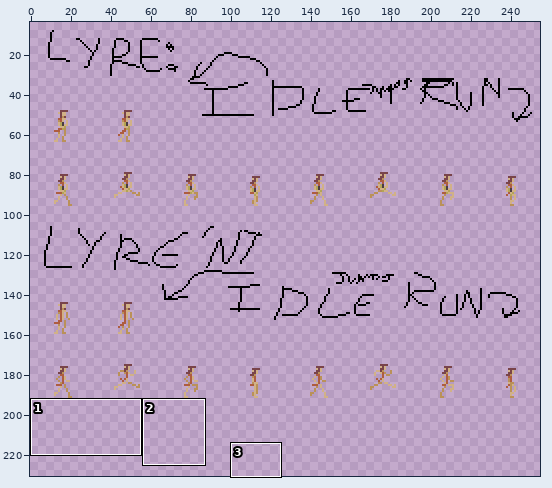
One commit to this pixel-art file: assets/sprites/aseprite/NewSprite-w-ColorPallette.aseprite. The first picture is a wide view before the edit; the outline marks the close-up.
Close-up. The starting point:
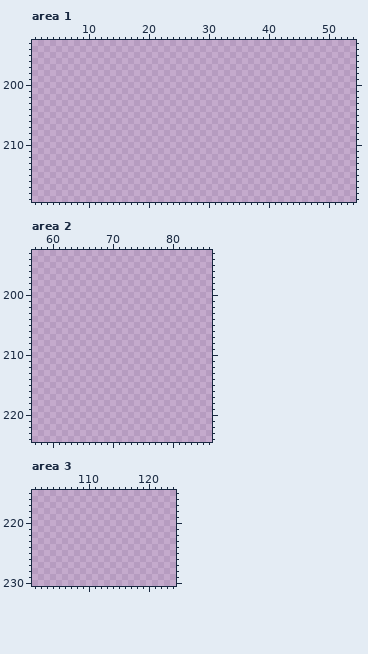
256x256 pixels, 1 frame. Shown: area 1: x 1..54, y 193..219; area 2: x 57..86, y 193..224; area 3: x 101..124, y 215..230. The wide view leaves out empty margins.
Visible layers, top first: "Overworld", "Directions".
Palette (. is transparent): 
After the commit:
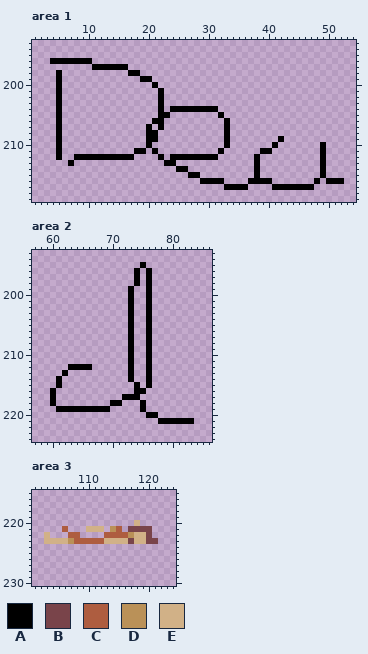
Colours new in this view: A #000000  B #79444a  C #ae5d40  D #ba9158  E #d1b187
From old to new:
Area 1, layer "Directions":
y 196: x 4..10 ....... -> AAAAAAA
y 197: x 11..16 ...... -> AAAAAA
y 198: x 5 . -> A; x 17..18 .. -> AA
y 199: x 5 . -> A; x 19..20 .. -> AA
y 200: x 5 . -> A; x 21 . -> A
y 201..203: x 5 . -> A; x 22 . -> A
y 204: x 5 . -> A; x 22 . -> A; x 24..31 ........ -> AAAAAAAA
y 205: x 5 . -> A; x 22..23 .. -> AA; x 32 . -> A
y 206: x 5 . -> A; x 21..22 .. -> AA; x 33 . -> A
y 207: x 5 . -> A; x 20 . -> A; x 22 . -> A; x 33 . -> A
y 208: x 5 . -> A; x 20..21 .. -> AA; x 33 . -> A
y 209: x 5 . -> A; x 20..21 .. -> AA; x 33 . -> A; x 42 . -> A
y 210: x 5 . -> A; x 20 . -> A; x 33 . -> A; x 41 . -> A; x 49 . -> A
y 211: x 5 . -> A; x 18..19 .. -> AA; x 21 . -> A; x 32 . -> A; x 39..40 .. -> AA; x 49 . -> A
y 212: x 5 . -> A; x 8..17 .......... -> AAAAAAAAAA; x 22 . -> A; x 24..31 ........ -> AAAAAAAA; x 38 . -> A; x 49 . -> A
y 213: x 7 . -> A; x 23..24 .. -> AA; x 38 . -> A; x 49 . -> A
y 214: x 25..26 .. -> AA; x 38 . -> A; x 49 . -> A
y 215: x 27..28 .. -> AA; x 38 . -> A; x 49 . -> A
y 216: x 29..32 .... -> AAAA; x 37..40 .... -> AAAA; x 48 . -> A; x 50..52 ... -> AAA
y 217: x 33..36 .... -> AAAA; x 41..47 ....... -> AAAAAAA
Area 2, layer "Directions":
y 195: x 75 . -> A
y 196..198: x 74 . -> A; x 76 . -> A
y 199..211: x 73 . -> A; x 76 . -> A
y 212: x 63..66 .... -> AAAA; x 73 . -> A; x 76 . -> A
y 213: x 62 . -> A; x 73 . -> A; x 76 . -> A
y 214: x 61 . -> A; x 73 . -> A; x 76 . -> A
y 215: x 61 . -> A; x 74 . -> A; x 76 . -> A
y 216: x 60 . -> A; x 74..75 .. -> AA
y 217: x 60 . -> A; x 72..74 ... -> AAA
y 218: x 60 . -> A; x 70..71 .. -> AA; x 75 . -> A
y 219: x 61..69 ......... -> AAAAAAAAA; x 75 . -> A
y 220: x 76..77 .. -> AA
y 221: x 78..83 ...... -> AAAAAA
Area 3, layer "Overworld":
y 220: x 118 . -> E
y 221: x 106 . -> C; x 110..112 ... -> EEE; x 114..115 .. -> DC; x 117..120 .... -> BBBB
y 222: x 103 . -> E; x 107..108 .. -> CC; x 113..120 ........ -> CCCCDEEB
y 223: x 103..121 ................... -> EEEEDCCCCCEEEEBEEBB
Where, in picture pixels (left, top, right, bottom), the same in both close-ups:
added: (50, 58, 344, 190)
added: (50, 262, 194, 424)
added: (44, 520, 158, 544)
